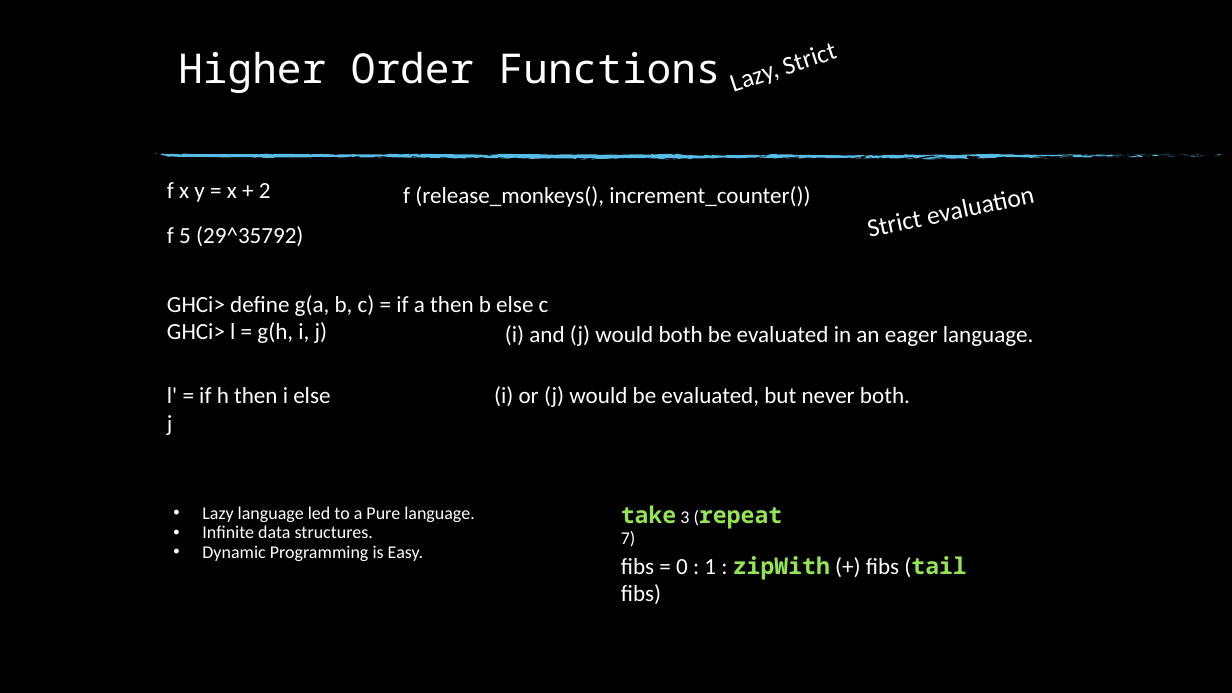
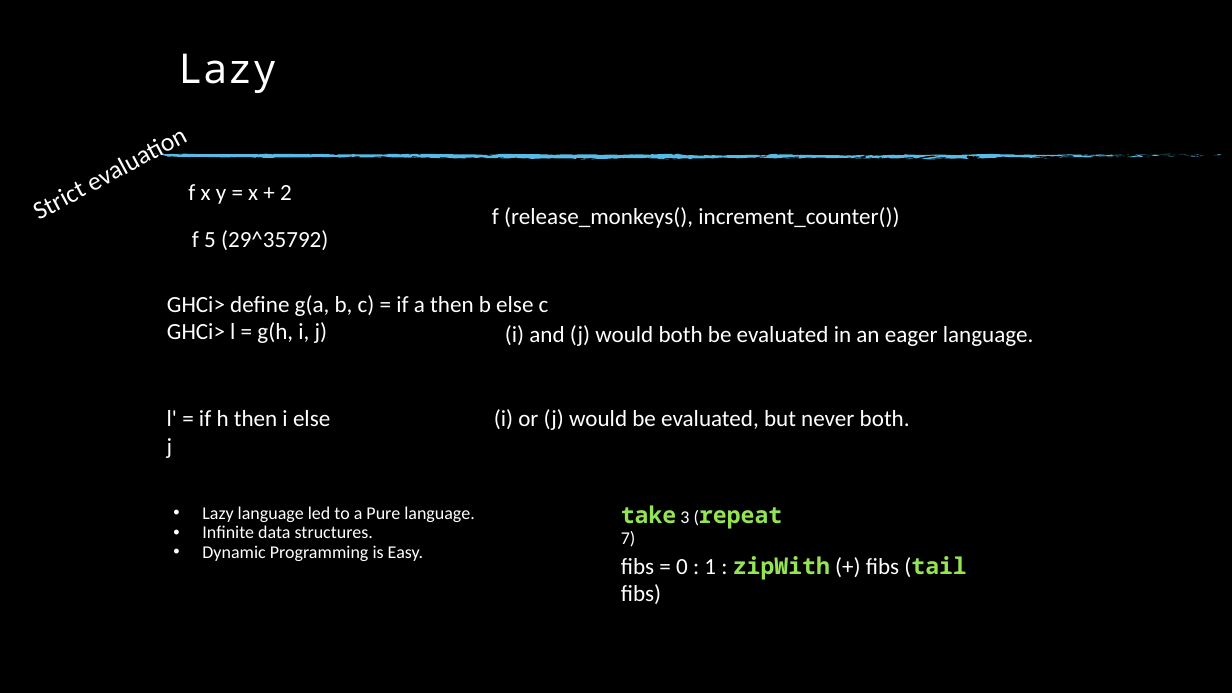
Before and after one commit to anuragjaiswal/haskell-ppt, a slide deck: slide 18 of Haskell.pptx (slide 30 before the commit). Drawn at 1232x693 pixels with LibreOffice and Linux fonts; fonts in the diff are those of the drawing; background and template pictures are left out. Boxes give left, top, right and bottom in pixels: in the first picture for what was removed or moved away, otherwise in the second. Text is boxed around its words. In the diff, an @@ line names an element or a change of style, - is before the commit and + after.

```diff
--- a/Haskell.pptx
+++ b/Haskell.pptx
@@ text removed at (x1=716, y1=4, x2=915, y2=105) @@
-Lazy, Strict
@@ text at (x1=178, y1=53, x2=277, y2=93): text changed @@
-Higher Order Functions
+Lazy
@@ text "Strict evaluation" moved from (x1=869, y1=211, x2=923, y2=236) to (x1=17, y1=107, x2=207, y2=235) @@
@@ text "Strict evaluation" at (x1=17, y1=107, x2=207, y2=235): rotation 348 to 331 degrees @@
@@ text "f x y = x ..." moved from (x1=167, y1=182, x2=271, y2=202) to (x1=188, y1=184, x2=292, y2=204) @@
@@ text "f (release_monkeys(), increment_counter())" moved from (x1=403, y1=186, x2=810, y2=207) to (x1=492, y1=207, x2=899, y2=228) @@
@@ text "f 5 (29^35792)" moved from (x1=167, y1=226, x2=303, y2=246) to (x1=192, y1=230, x2=328, y2=250) @@
@@ text "l' = if h then ..." moved from (x1=167, y1=387, x2=330, y2=435) to (x1=167, y1=410, x2=330, y2=458) @@
@@ text "(i) or (j) would be ..." moved from (x1=494, y1=386, x2=910, y2=407) to (x1=494, y1=409, x2=910, y2=430) @@
```
Also in this commit, not shown: 18 other slides changed, 5 slides added, 3 slides removed, 1 other file.
